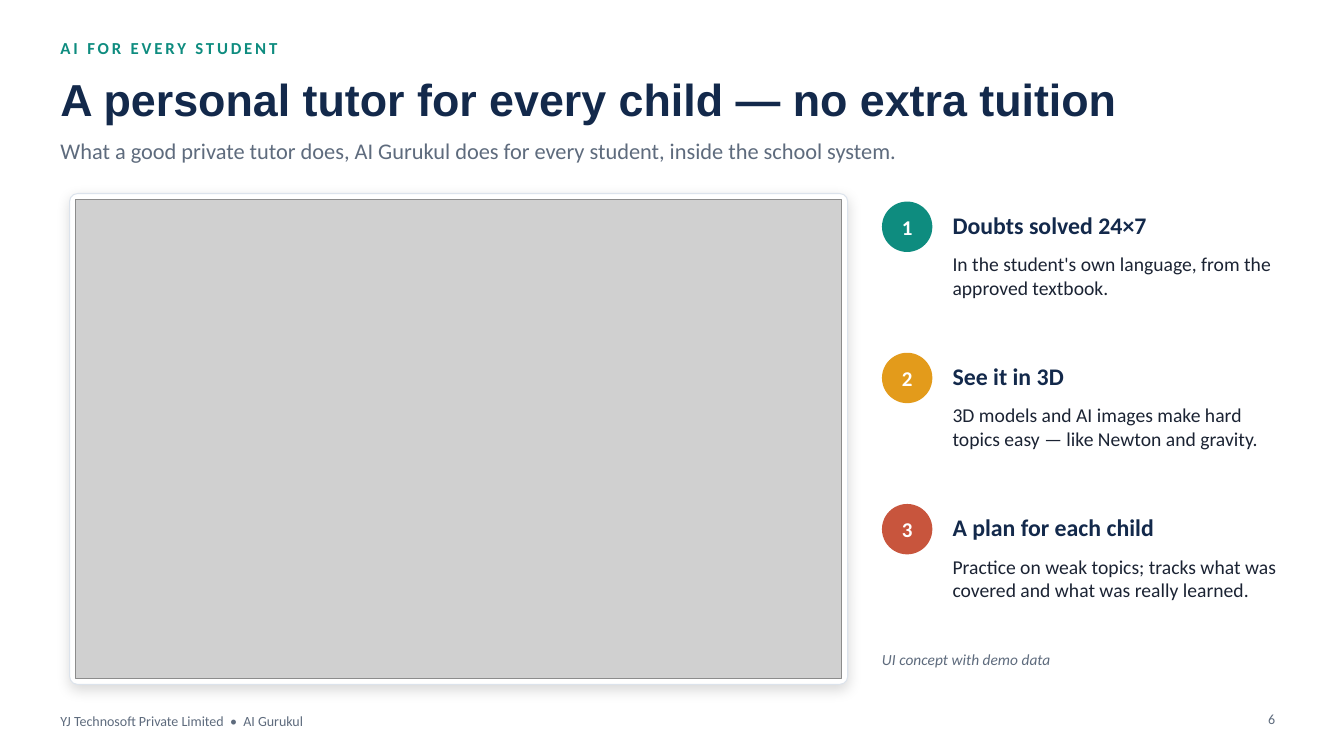
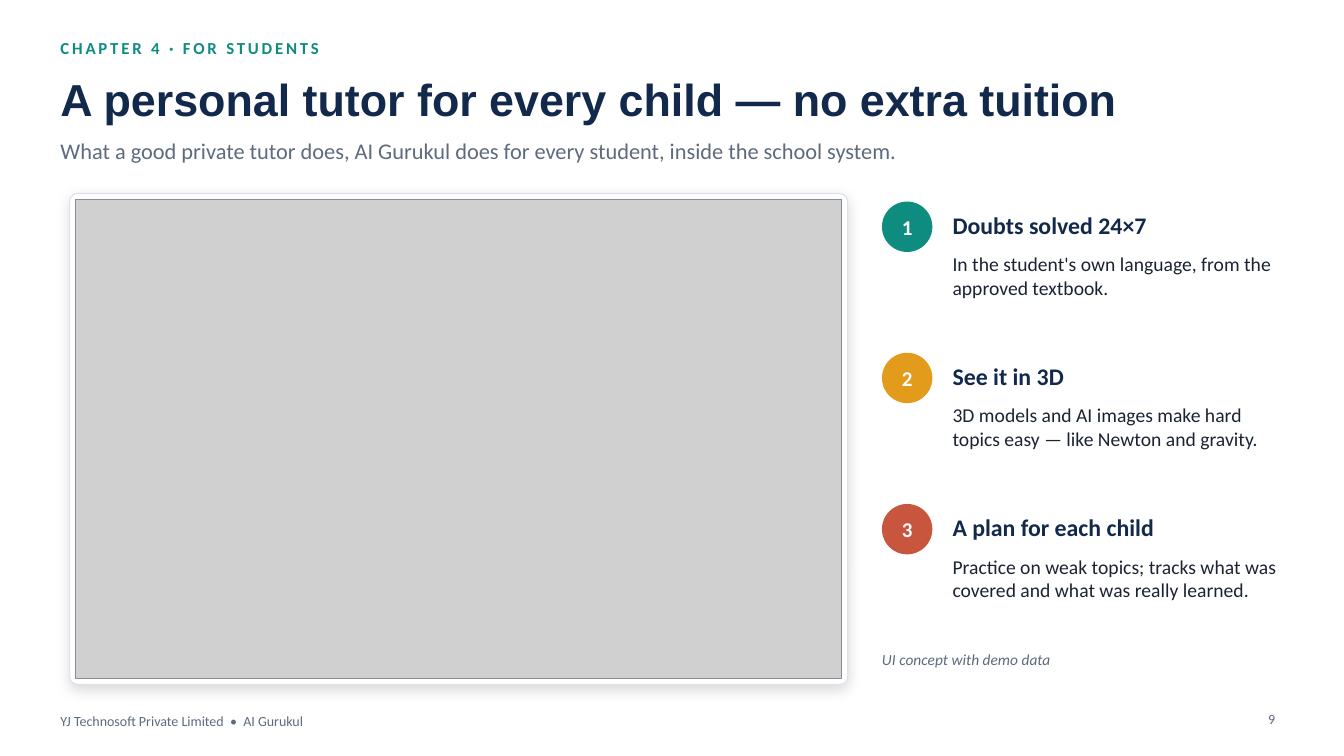
Before and after one commit to yatindradhurwe/yjtechnosoft, a slide deck: slide 9 of AI_Gurukul_Global_Pitch.pptx (slide 6 before the commit). Drawn at 1344x756 pixels with LibreOffice and Linux fonts; fonts in the diff are those of the drawing; grey boxes stand for pictures. Boxes give left, top, right and bottom in pixels: in the first picture for what was removed or moved away, otherwise in the second. Text is boxed around its words. In the diff, an @@ line names an element or a change of style, - is before the commit and + after.

```diff
--- a/AI_Gurukul_Global_Pitch.pptx
+++ b/AI_Gurukul_Global_Pitch.pptx
@@ text at (60, 43, 319, 54): text changed @@
-AI FOR EVERY STUDENT
+CHAPTER 4 · FOR STUDENTS
@@ page number at (1268, 715, 1275, 724): text changed @@
-6
+9
```
Also in this commit, not shown: 10 other slides changed, 6 slides added, 1 slide removed.
